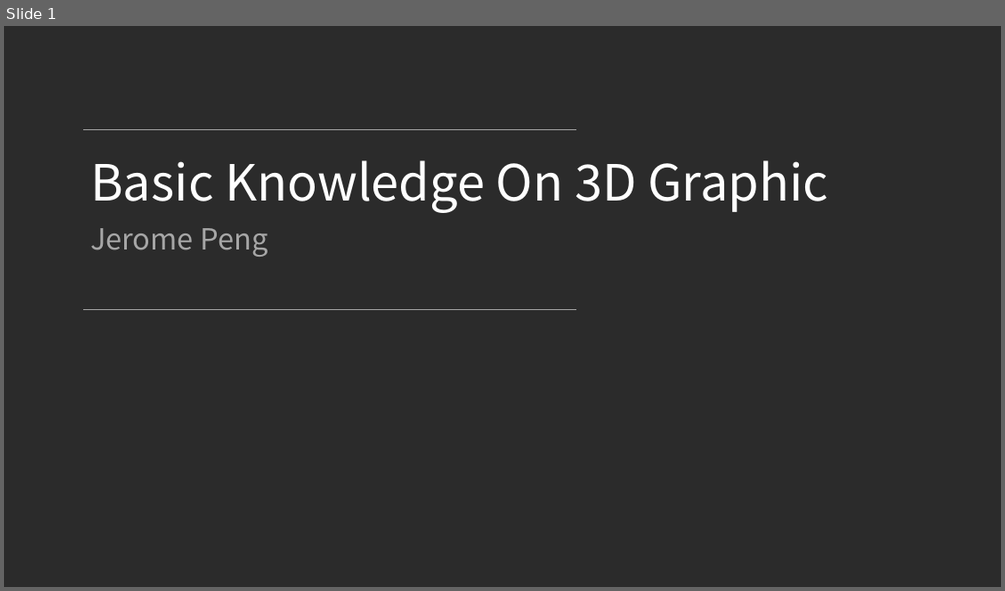
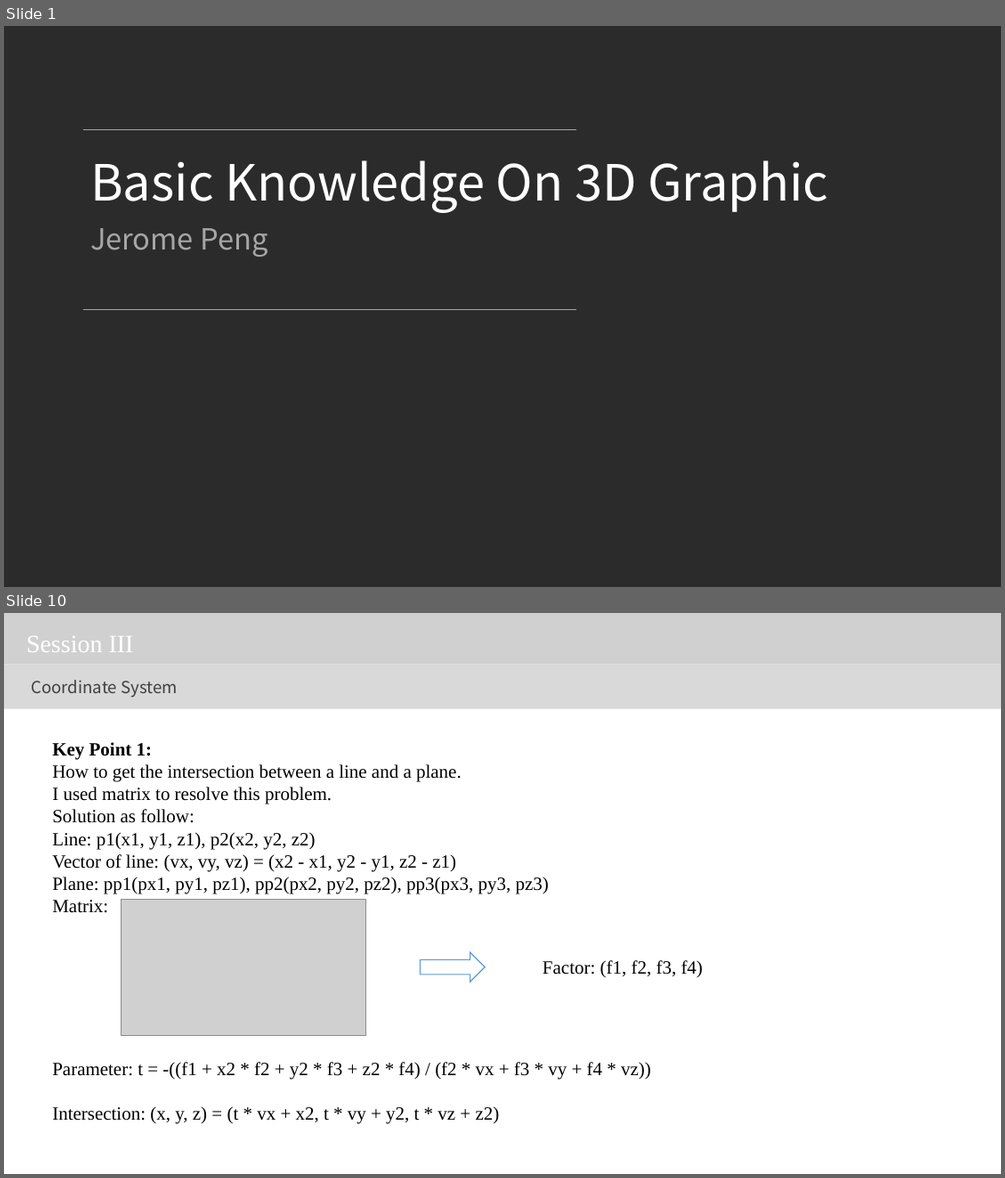
Before and after one commit to jeromepeng/tetris, a slide deck: Doc/3D Graphic.pptx. Shown one above the other, each under a label of ours: slide 1 before the commit, slides 1 and 10 after it; the slides between them are not shown. The pictures are 1005x591 and 1005x1178 pixels, drawn with LibreOffice and Linux fonts; fonts in the diff are those of the drawing; grey boxes stand for pictures; background and template pictures are left out; a plain dark background stands for a picture behind light text. Boxes give left, top, right and bottom in pixels: in the first picture for what was removed or moved away, otherwise in the second. Text is boxed around its words. In the diff, an @@ line names an element or a change of style, - is before the commit and + after.

```diff
--- a/Doc/3D Graphic.pptx
+++ b/Doc/3D Graphic.pptx
@@ slide 10 added at [4,613,1001,1174], background picture (left out) @@
@@ picture added at [4,613,1001,664] @@
@@ text added at [26,636,134,652], 24 pt, text #FFFFFF @@
+Session III
@@ rectangle added at [4,664,1001,709], fill #D9D9D9 @@
@@ text added at [32,680,177,698], 16 pt, text #404040 @@
+Coordinate System
@@ text added at [52,742,549,913], 18 pt, text #000000 @@
+Key Point 1:
+How to get the intersection between a line and a plane.
+I used matrix to resolve this problem.
+Solution as follow:
+Line: p1(x1, y1, z1), p2(x2, y2, z2)
+Vector of line: (vx, vy, vz) = (x2 - x1, y2 - y1, z2 - z1)
+Plane: pp1(px1, py1, pz1), pp2(px2, py2, pz2), pp3(px3, py3, pz3)
+Matrix:
@@ picture added at [121,899,366,1035] @@
@@ right arrow added at [420,952,485,981], outline #5B9BD5 1 pt @@
@@ text added at [542,960,703,978], 18 pt, text #000000 @@
+Factor: (f1, f2, f3, f4)
@@ text added at [52,1062,651,1124], 18 pt, text #000000 @@
+Parameter: t = -((f1 + x2 * f2 + y2 * f3 + z2 * f4) / (f2 * vx + f3 * vy + f4 * vz))
+Intersection: (x, y, z) = (t * vx + x2, t * vy + y2, t * vz + z2)
```
Also in this commit, not shown: 1 slide changed, 8 other slides added, 6 slides removed, 9 other files.
